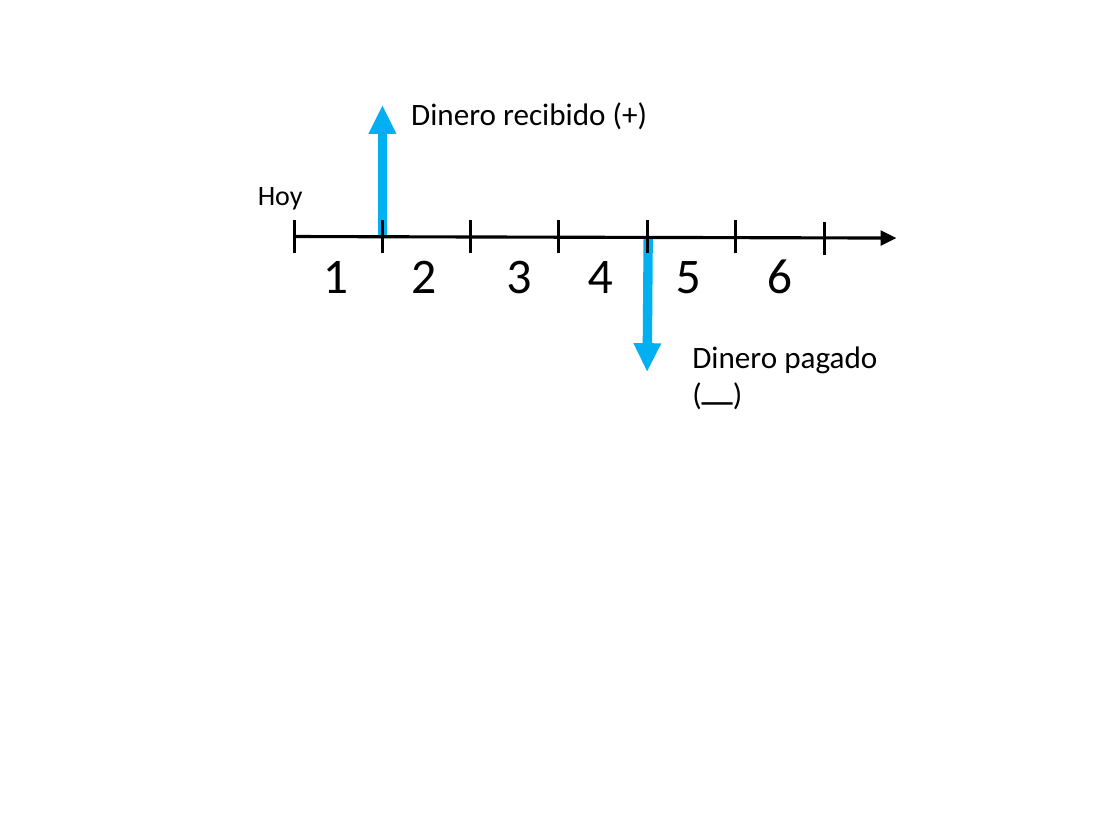
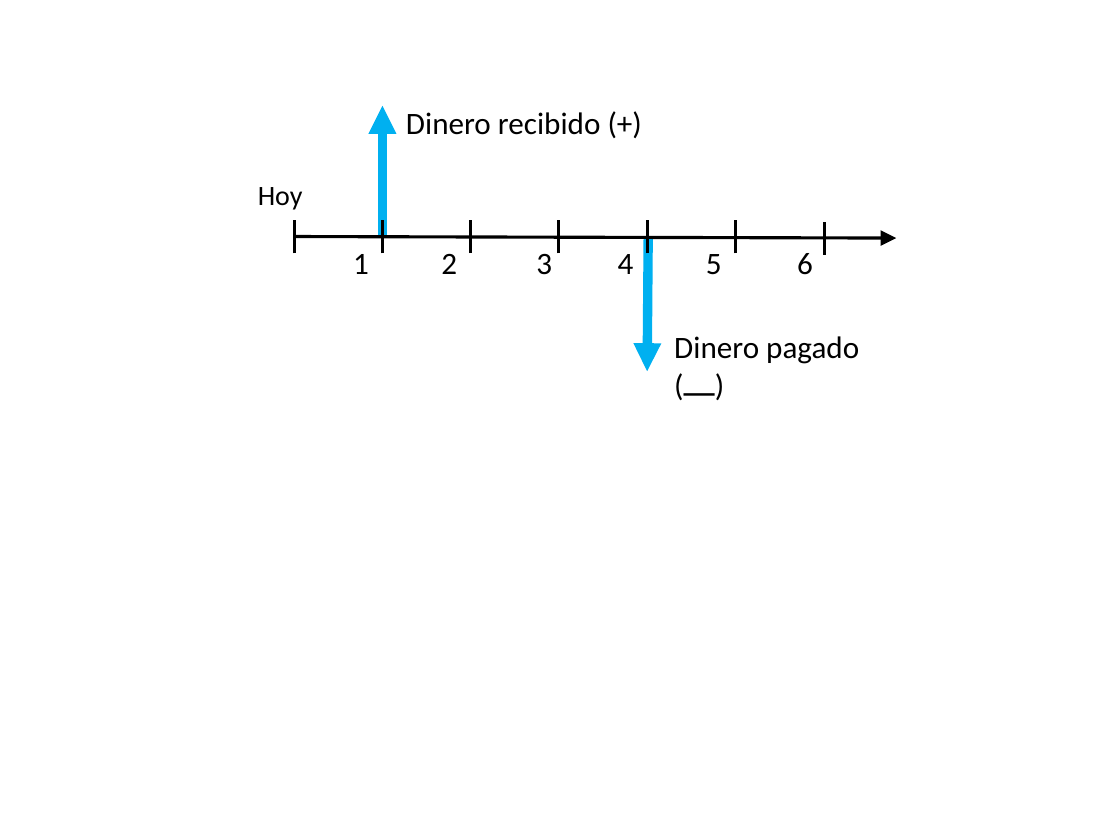
Before and after one commit to hagarciag/ingenieria-economica, a slide deck: slide 1 of images/graficas.pptx. Drawn at 1120x840 pixels with LibreOffice and Linux fonts; fonts in the diff are those of the drawing. Boxes give left, top, right and bottom in pixels: in the first picture for what was removed or moved away, otherwise in the second. Text is boxed around its words. In the diff, an @@ line names an element or a change of style, - is before the commit and + after.

```diff
--- a/images/graficas.pptx
+++ b/images/graficas.pptx
@@ text "Dinero recibido (+)": place and size @@
-text "Dinero recibido (+)" at bbox=[411, 103, 606, 126]
+text "Dinero recibido (+)" at bbox=[406, 112, 601, 135]
@@ text "1": place and size @@
-text "1" at bbox=[323, 261, 348, 293]
+text "1" at bbox=[353, 254, 369, 274]
@@ text "2": place and size @@
-text "2" at bbox=[411, 260, 436, 293]
+text "2" at bbox=[441, 253, 457, 274]
@@ text "3": place and size @@
-text "3" at bbox=[506, 260, 531, 294]
+text "3" at bbox=[536, 253, 552, 275]
@@ text "4": place and size @@
-text "4" at bbox=[588, 261, 613, 293]
+text "4" at bbox=[618, 254, 634, 274]
@@ text "5": place and size @@
-text "5" at bbox=[676, 261, 701, 294]
+text "5" at bbox=[706, 254, 722, 275]
@@ size 32 to 20 pt in 6 elements at bbox=[353, 254, 369, 274], bbox=[706, 254, 722, 275], bbox=[441, 253, 457, 274], bbox=[536, 253, 552, 275], bbox=[618, 254, 634, 274], bbox=[797, 253, 813, 275] @@
@@ text "6": place and size @@
-text "6" at bbox=[767, 259, 792, 294]
+text "6" at bbox=[797, 253, 813, 275]
@@ text "Dinero pagado (⎼)": place and size @@
-text "Dinero pagado (⎼)" at bbox=[692, 346, 877, 374]
+text "Dinero pagado (⎼)" at bbox=[674, 336, 859, 364]
```
Also in this commit, not shown: 3 other files.
